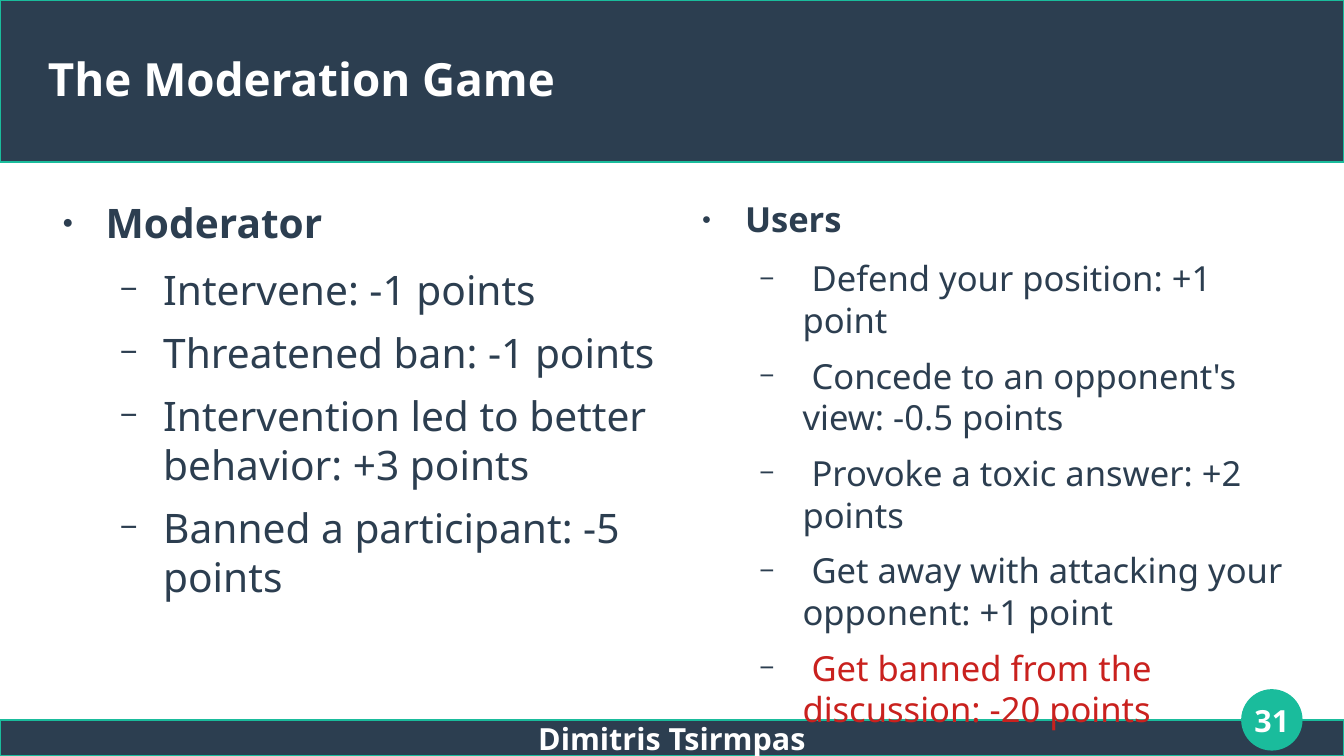
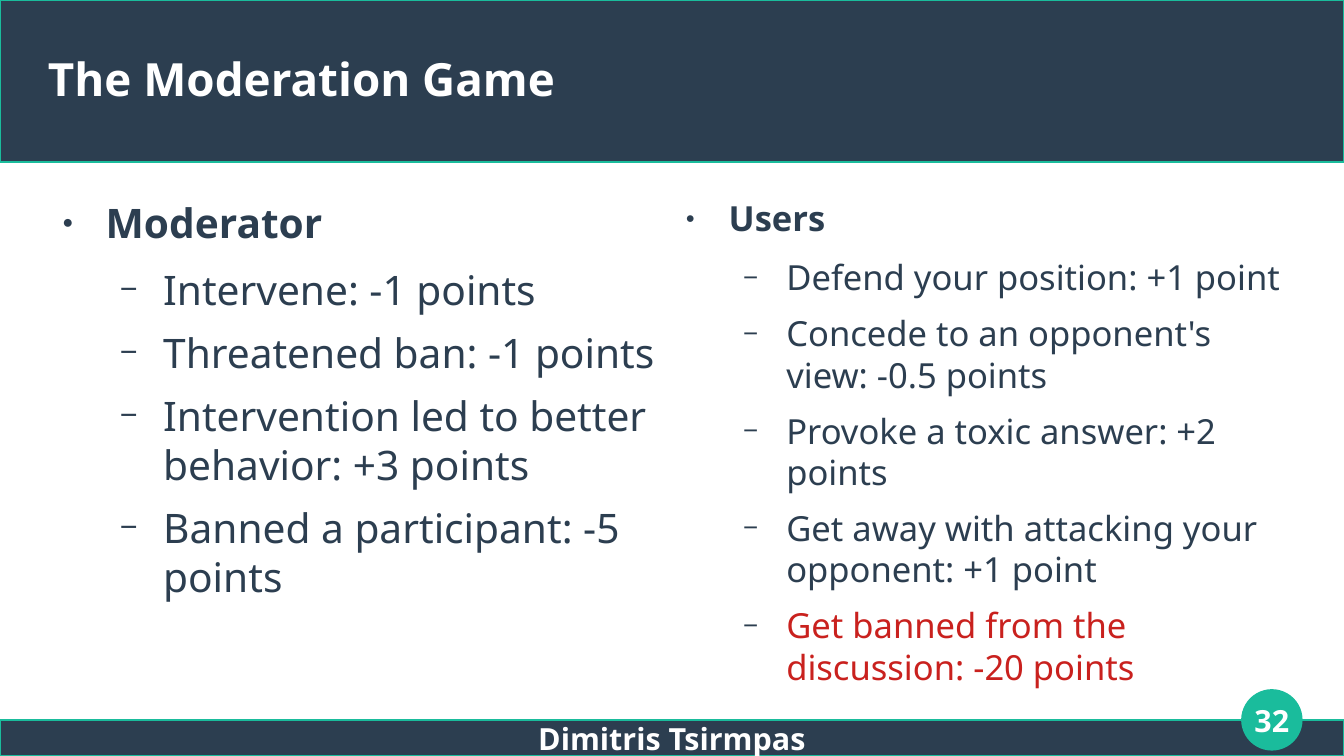
Before and after one commit to dimits-ts/llm_moderation_research, a slide deck: slide 32 of presentations/thesis.odp (slide 31 before the commit). Drawn at 1344x756 pixels with LibreOffice and Linux fonts; fonts in the diff are those of the drawing. Boxes give left, top, right and bottom in pixels: in the first picture for what was removed or moved away, otherwise in the second. Text is boxed around its words. In the diff, an @@ line names an element or a change of style, - is before the commit and + after.

```diff
--- a/presentations/thesis.odp
+++ b/presentations/thesis.odp
@@ text "Users" rewrapped from [745, 207, 1282, 682] to [729, 206, 1280, 689] @@
@@ page number at [1254, 710, 1289, 733]: text changed @@
-31
+32
```
Also in this commit, not shown: 14 other slides changed, 6 slides added, 1 slide removed.
